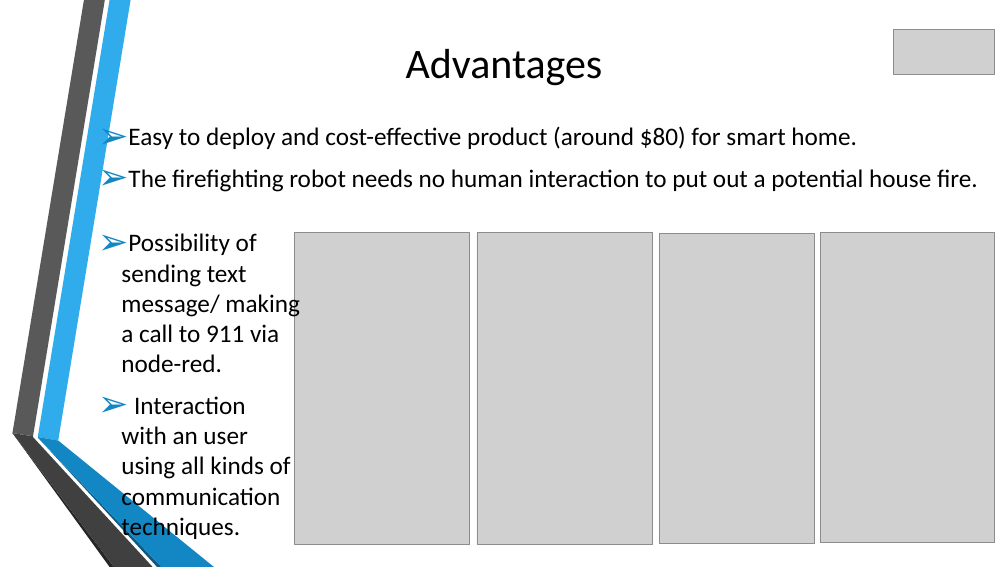
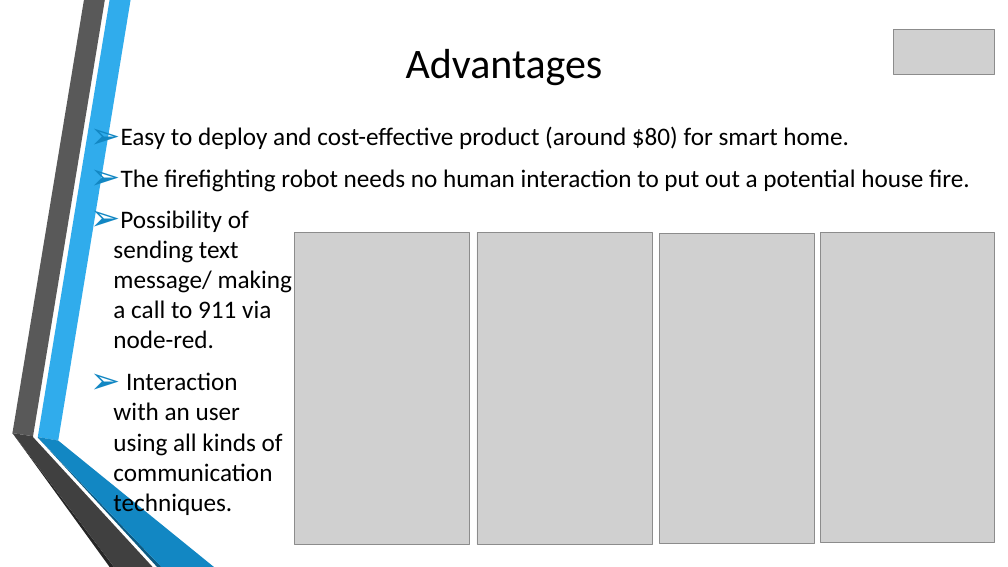
Before and after one commit to Sandhie177/UMKC_Hackathon_Fall_2018_IoT_Group_2, a slide deck: slide 5 of Documentation/IOT-SMART-HOME-Firebot-and-Device-Automation.pptx. Drawn at 1008x567 pixels with LibreOffice and Linux fonts; fonts in the diff are those of the drawing; grey boxes stand for pictures; background and template pictures are left out. Boxes give left, top, right and bottom in pixels: in the first picture for what was removed or moved away, otherwise in the second. Text is boxed around its words. In the diff, an @@ line names an element or a change of style, - is before the commit and + after.

```diff
--- a/Documentation/IOT-SMART-HOME-Firebot-and-Device-Automation.pptx
+++ b/Documentation/IOT-SMART-HOME-Firebot-and-Device-Automation.pptx
@@ text "Easy to deploy and cost-effective ..." moved from (x1=128, y1=126, x2=978, y2=192) to (x1=121, y1=126, x2=970, y2=192) @@
@@ text "Possibility of sending text message/ ..." moved from (x1=121, y1=233, x2=299, y2=541) to (x1=113, y1=210, x2=292, y2=518) @@
```
